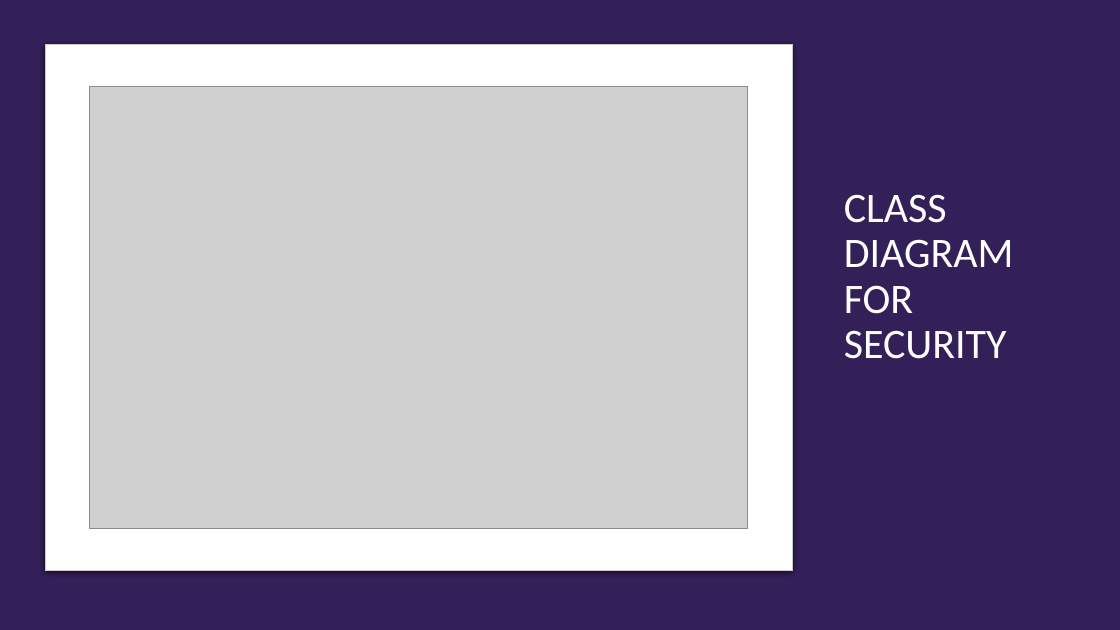
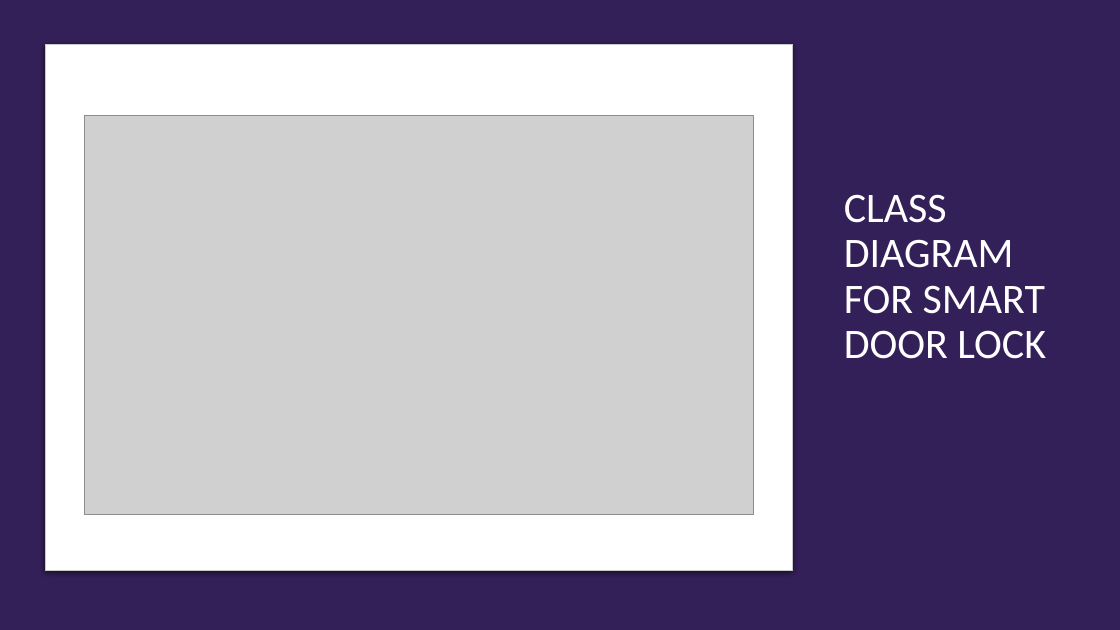
Before and after one commit to Microcontroller-Team-1/winter20-21, a slide deck: slide 20 of Project_Week_7&8/Precise Analysis.pptx. Drawn at 1120x630 pixels with LibreOffice and Linux fonts; fonts in the diff are those of the drawing; grey boxes stand for pictures. Boxes give left, top, right and bottom in pixels: in the first picture for what was removed or moved away, otherwise in the second. Text is boxed around its words. In the diff, an @@ line names an element or a change of style, - is before the commit and + after.

```diff
--- a/Project_Week_7&8/Precise Analysis.pptx
+++ b/Project_Week_7&8/Precise Analysis.pptx
@@ picture: place and size @@
-picture at (90, 87, 748, 528)
+picture at (84, 115, 753, 515)
@@ title at (844, 194, 1046, 359): text changed @@
-CLASS DIAGRAM
-FOR SECURITY
+CLASS DIAGRAM
+FOR SMART DOOR LOCK
```
Also in this commit, not shown: 2 other slides changed, 1 slide added.
